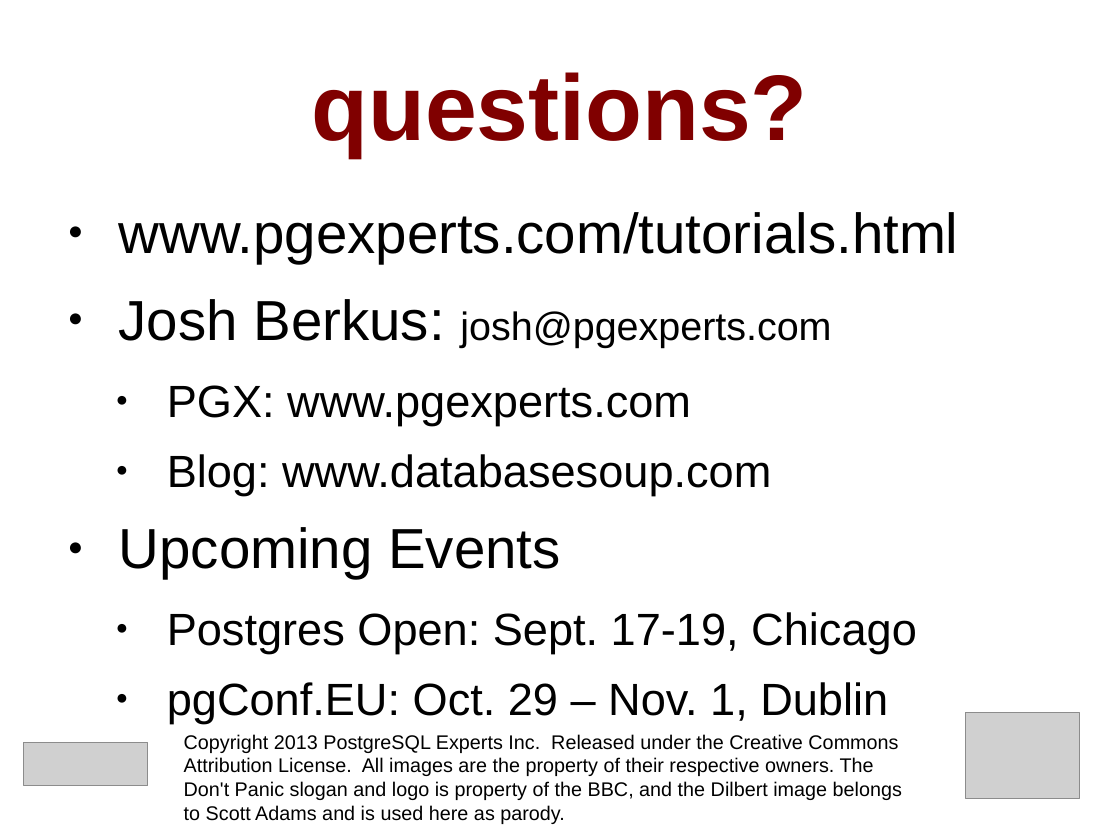
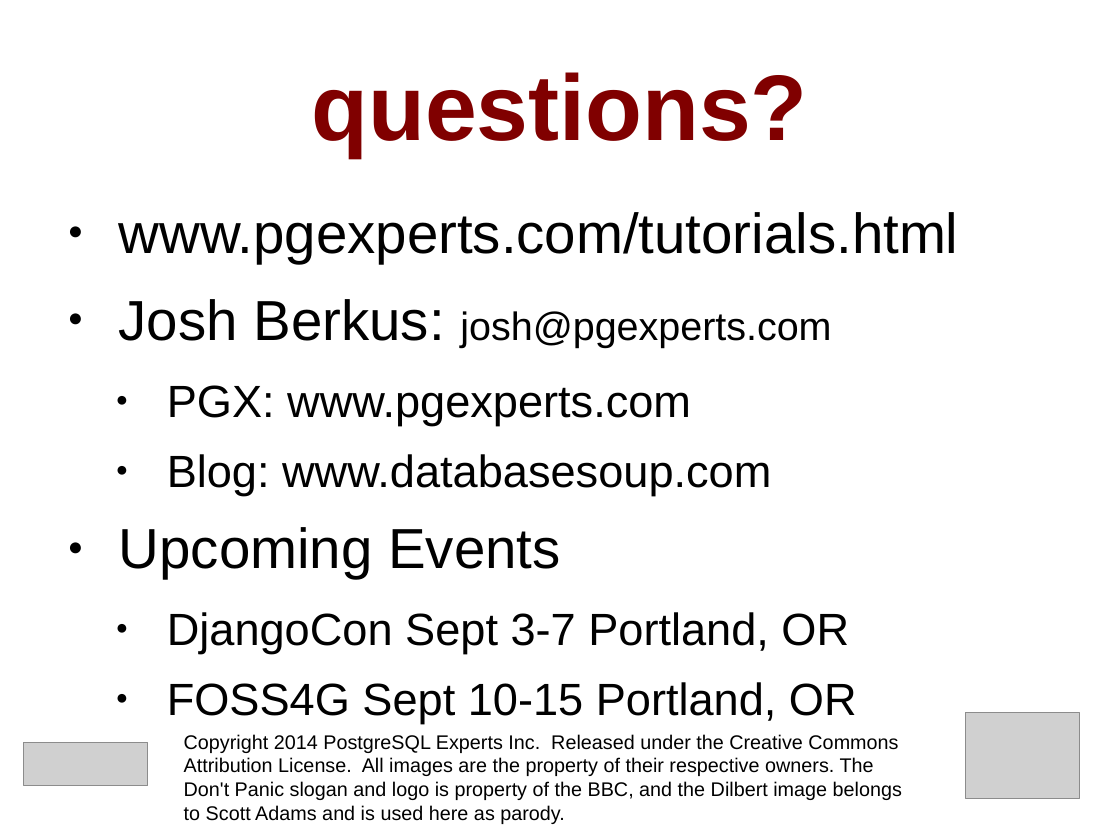
Before and after one commit to pgexperts/accidentalDBA, a slide deck: slide 169 of tutorial/accidental_dba_oscon.odp. Drawn at 1120x840 pixels with LibreOffice and Linux fonts; fonts in the diff are those of the drawing; grey boxes stand for pictures. Boxes give left, top, right and bottom in pixels: in the first picture for what was removed or moved away, otherwise in the second. Text is boxed around its words. In the diff, an @@ line names an element or a change of style, - is before the commit and + after.

Commit message:
Updated tutorial version to 0.4 and PostgreSQL 9.3 for OSCON 2014.

```diff
--- a/tutorial/accidental_dba_oscon.odp
+++ b/tutorial/accidental_dba_oscon.odp
@@ text at box(167, 612, 857, 724): text changed @@
-  ● Postgres Open: Sept. 17-19, Chicago
-  ● pgConf.EU: Oct. 29 – Nov. 1, Dublin
+  ● DjangoCon Sept 3-7 Portland, OR
+  ● FOSS4G Sept 10-15 Portland, OR
@@ text at box(184, 734, 902, 824): text changed @@
-Copyright 2013 PostgreSQL Experts Inc. Released under the Creative Commons Attribution License. All images are the property of their respective owners. The Don't Panic slogan and logo is property of the BBC, and the Dilbert image belongs to Scott Adams and is used here as parody.
+Copyright 2014 PostgreSQL Experts Inc. Released under the Creative Commons Attribution License. All images are the property of their respective owners. The Don't Panic slogan and logo is property of the BBC, and the Dilbert image belongs to Scott Adams and is used here as parody.
```
Also in this commit, not shown: 5 other slides changed, 11 other files.
